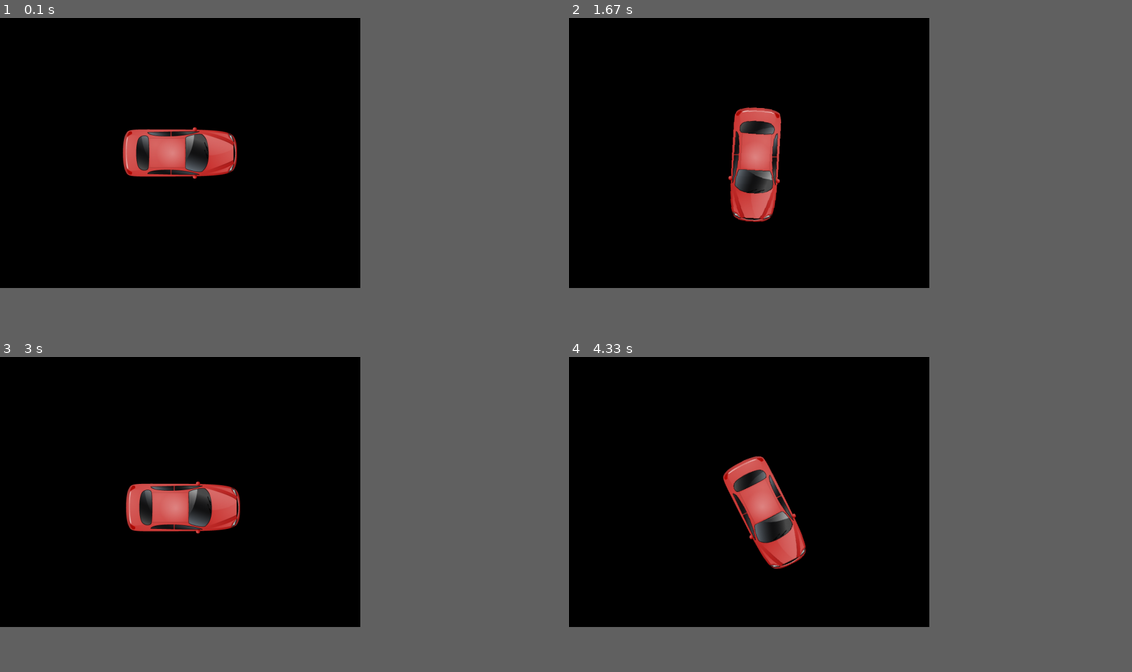
Above: before the commit, frames 1-4 (two rows, left to right).
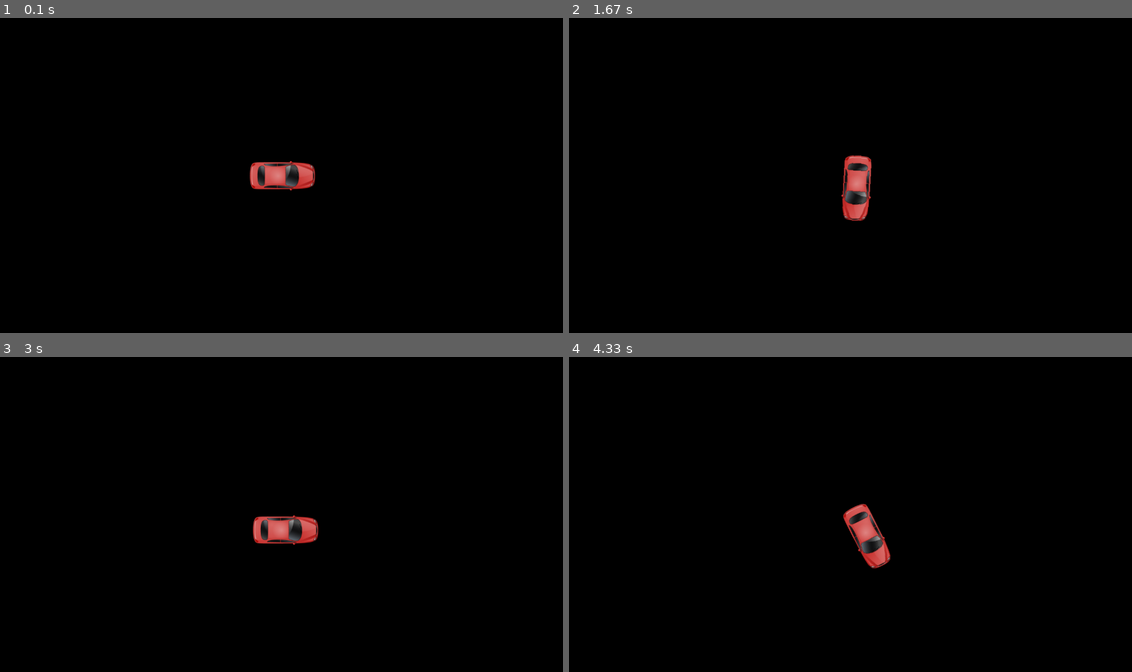
Above: after the commit, the same moments.

Repository: lAg201007/pythonAIProject
Game: pygame game, started from game/game.py
Same seed, same stepped clock (60 frames per second), same inputs: the game is played once before the commit and once after it.
Inputs:
- Up to frame 1 (0.1 s): no input
- Up to frame 2 (1.67 s): hold D 0.33-0.8 s; hold W 0.83-1.13 s; hold D 1.17-1.63 s
- Up to frame 3 (3 s): hold A 1.67-2.2 s; hold S 2.23-2.53 s; hold A 2.57-2.97 s
- Up to frame 4 (4.33 s): hold W 3-3.37 s; hold D 3.4-4.03 s; hold S from 4.07 s (still down)
In our replay, the window is 576x432 before the commit and 900x504 after it. These sizes can differ from the game's own. Grey fills any space a smaller window leaves; there, only what the larger window draws over its background counts as a difference.

The runs differ from the first frame. In frame 1, 3.7% of the frame differs, in the area x 21-56%, y 34-55%; in frame 2, 3.6%; in frame 3, 3.7%, in the area x 22-57%, y 39-60%; in frame 4, 3.7%.

Commit message:
just changing some numbers and shit

Diff:
--- a/game/game.py
+++ b/game/game.py
@@ -5,7 +5,7 @@
 import player
 
 pygame.init()
-screen = pygame.display.set_mode((800, 600))
+screen = pygame.display.set_mode((1250, 700))
 pygame.display.set_caption("game")
 clock = pygame.time.Clock()
 
Binary file changed: game/Sprites/red_car.png
